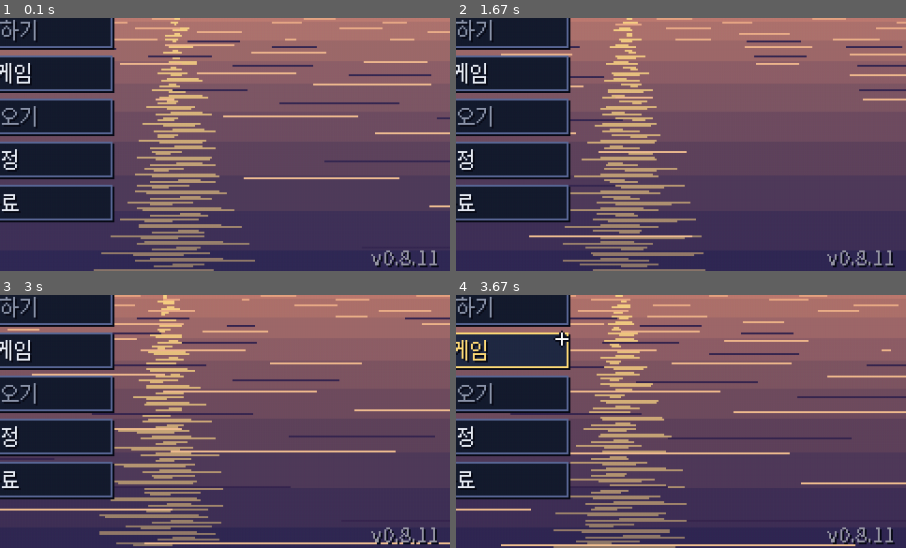
Above: before the commit, frames 1-4 (two rows, left to right).
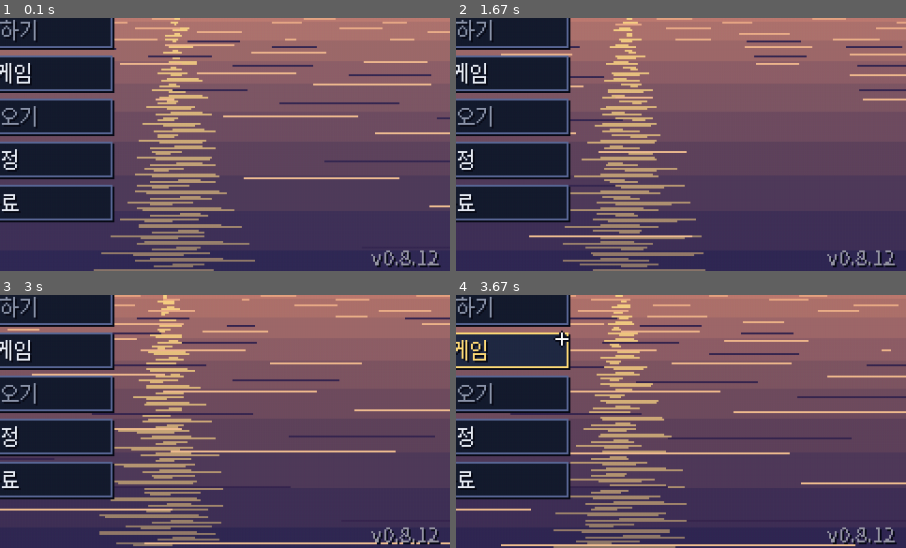
Above: after the commit, the same moments.

Repository: sinsiu60/fishingplanet
Game: pygame game, started from main.py
Same seed, same stepped clock (60 frames per second), same inputs: the game is played once before the commit and once after it.
Inputs (mouse positions are % of the whole screen's width and height, from its top left):
- Up to frame 1 (0.1 s): no input
- Up to frame 2 (1.67 s): no input
- Up to frame 3 (3 s): tap Tab at 1.83 s; tap Enter at 2.17 s; hold Up 2.5-2.97 s; move the mouse to (19, 74) at 2.53 s
- Up to frame 4 (3.67 s): hold Up from 3.33 s (still down); move the mouse to (62, 59) at 3.37 s
The pictures show only the part of the screen within x 50-100%, y 50-100%; the shares and areas given below are measured in that part.

The runs differ from the first frame. In frame 1, less than 0.1% of the frame differs, in the area x 94-98%, y 91-99%; in frame 2, less than 0.1%; in frame 3, less than 0.1%; in frame 4, less than 0.1%.

Commit message:
v0.8.12: 안드로이드 pygame 을 -O2 로 컴파일 (-O0 이라 blit 이 수십 배 느렸음) + CI 최적화 검사
Co-Authored-By: Claude Opus 5.5 <noreply@anthropic.com>
Claude-Session: https://claude.ai/code/session_01XkZZxEWm7K26sk4a4EAFMF

Diff:
--- a/android/recipes/pygame/__init__.py
+++ b/android/recipes/pygame/__init__.py
@@ -80,6 +80,9 @@
         env['USE_SDL2'] = '1'
         env["PYGAME_CROSS_COMPILE"] = "TRUE"
         env["PYGAME_ANDROID"] = "TRUE"
+        # p4a 환경엔 최적화 옵션이 없어 pygame C 모듈이 -O0 으로 컴파일됐다 (v0.8.0~0.8.11):
+        # 반투명 blit 한 번(600x270)이 폰에서 20~80ms → 파이팅 FPS 5~20. -O2 를 끝에 붙여 이긴다 (뒤에 오는 -O 가 적용됨).
+        env["CFLAGS"] = env.get("CFLAGS", "") + " -O2"
         return env
 
 
--- a/dist_readme.txt
+++ b/dist_readme.txt
@@ -1,4 +1,4 @@
-낚시 게임 v0.8.11
+낚시 게임 v0.8.12
 ================
 
 실행: FishingGame.exe 를 더블클릭하세요. (Python 설치 필요 없음)
--- a/src/version.py
+++ b/src/version.py
@@ -1,2 +1,2 @@
 """게임 버전 (릴리즈 태그 v<VERSION>, buildozer.spec version 과 같게)."""
-VERSION = "0.8.11"
+VERSION = "0.8.12"
Not shown, changed: .github/workflows/build.yml
Not shown, changed: RELEASE_NOTES.md
Not shown, changed: buildozer.spec
